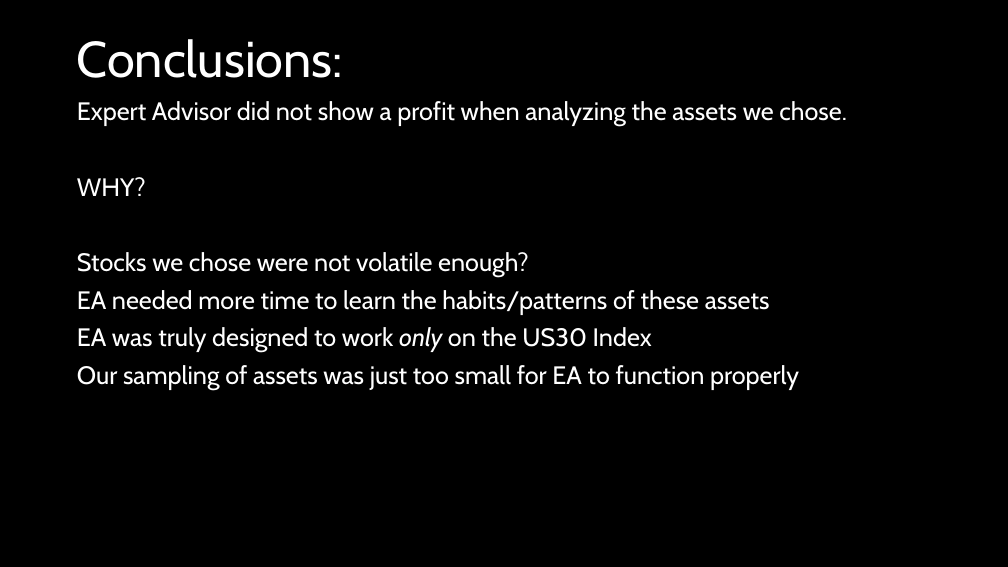
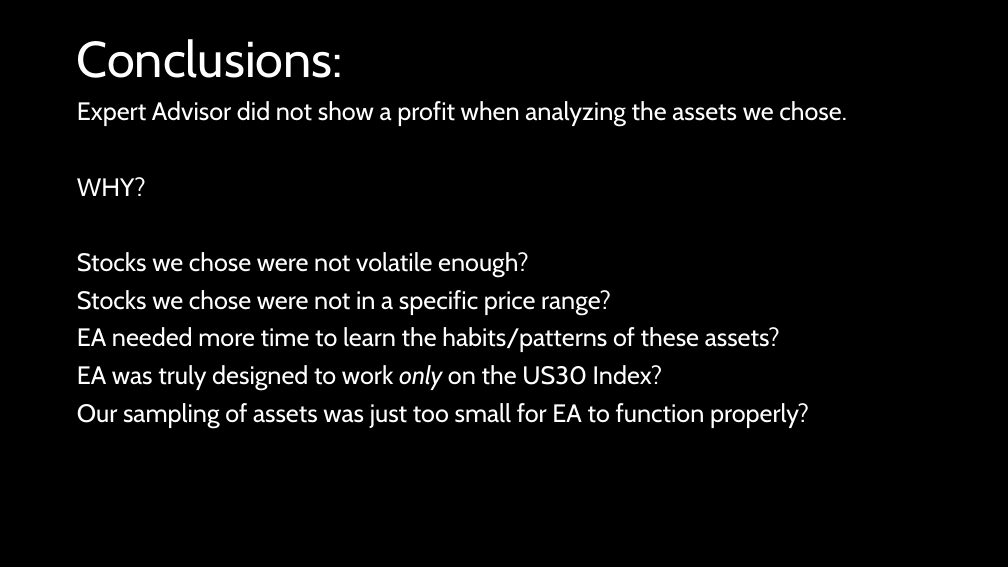
Before and after one commit to QueenofParts/Project2-Room2, a slide deck: slide 13 of Final Slide Show/Project Two, Group Two.pptx. Drawn at 1008x567 pixels with LibreOffice and Linux fonts; fonts in the diff are those of the drawing; background and template pictures are left out. Boxes give left, top, right and bottom in pixels: in the first picture for what was removed or moved away, otherwise in the second. Text is boxed around its words. In the diff, an @@ line names an element or a change of style, - is before the commit and + after.

Commit message:
Final Changes

```diff
--- a/Final Slide Show/Project Two, Group Two.pptx
+++ b/Final Slide Show/Project Two, Group Two.pptx
@@ text at (x1=77, y1=290, x2=809, y2=428): text changed @@
-EA needed more time to learn the habits/patterns of these assets
-EA was truly designed to work only on the US30 Index
-Our sampling of assets was just too small for EA to function properly
+Stocks we chose were not in a specific price range?
+EA needed more time to learn the habits/patterns of these assets?
+EA was truly designed to work only on the US30 Index?
+Our sampling of assets was just too small for EA to function properly?
```
Also in this commit, not shown: 3 other slides changed, 1 slide added.
